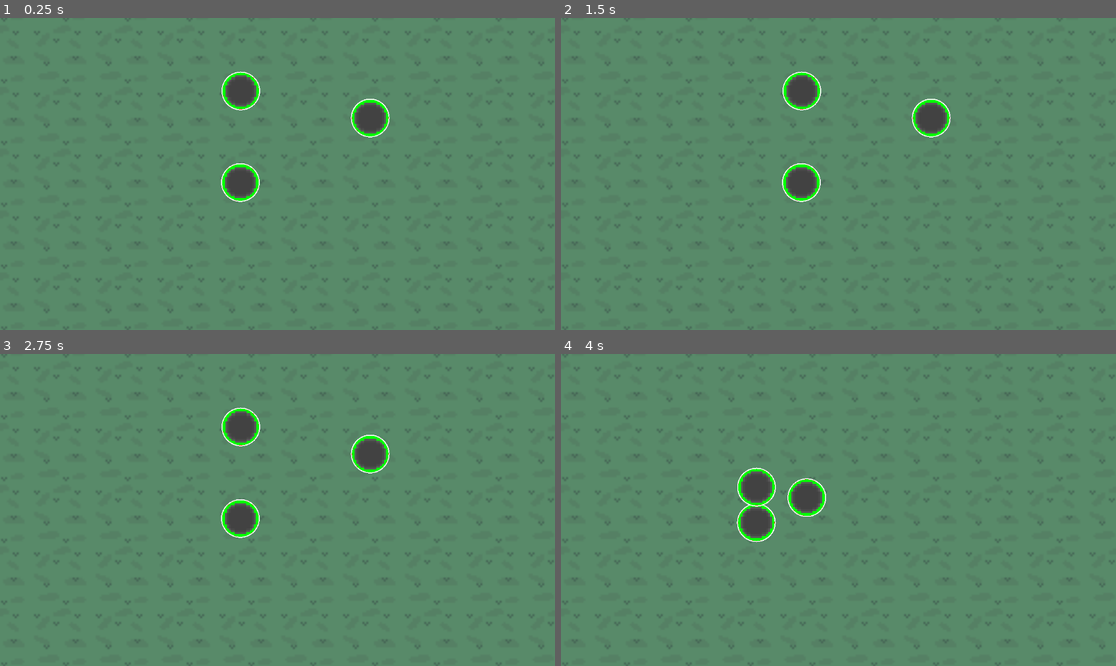
Above: before the commit, frames 1-4 (two rows, left to right).
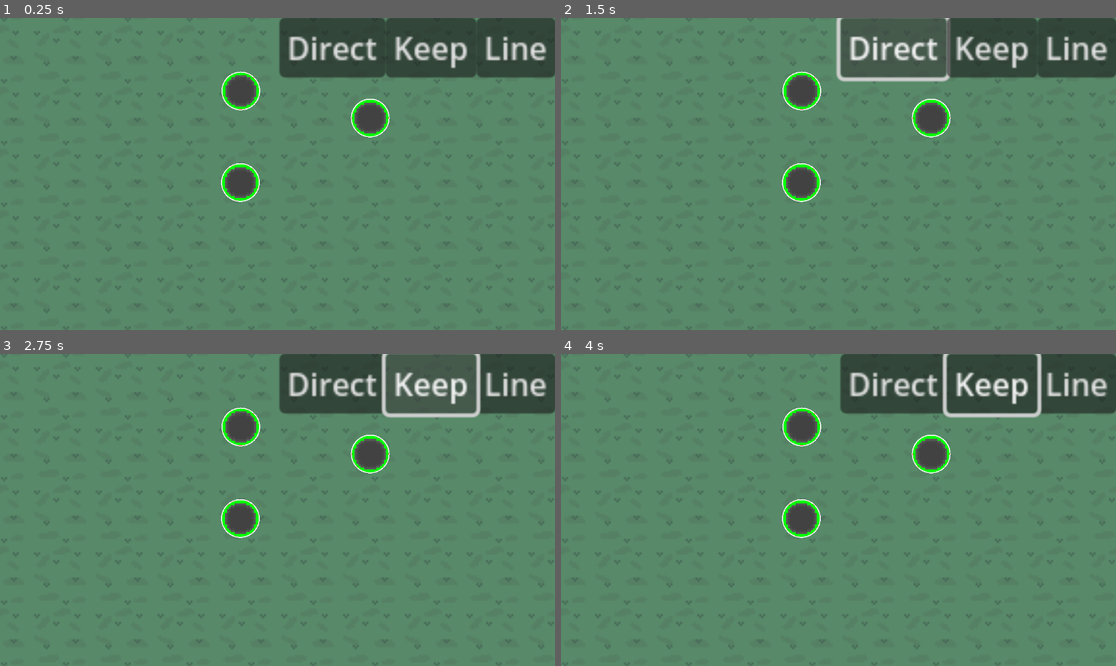
Above: after the commit, the same moments.

Repository: Zene8/GodotGame
Game: Godot game, scene res://map.tscn
Same seed, same stepped clock (60 frames per second), same inputs: the game is played once before the commit and once after it.
Inputs (mouse positions are in pixels of both pictures, inside the frame that each line leads up to):
- Up to frame 1 (0.25 s): no input
- Up to frame 2 (1.5 s): click (1077, 46) at 0.5 s, where only the run after the commit has a clickable "Line"; click (894, 46) at 1.25 s, where only the run after the commit has a clickable "Direct"
- Up to frame 3 (2.75 s): click (432, 382) at 2 s, where only the run after the commit has a clickable "Keep"
- Up to frame 4 (4 s): tap Enter (ui_accept) at 2.75, 3.02, 3.5, 3.77 s; move the mouse to (960, 494) at 2.77 s; press the mouse at (960, 494) at 2.78 s; hold Right (ui_right) 2.78-3.53 s; move the mouse to (727, 525) at 3.52 s; release the mouse at (727, 525) at 3.53 s; hold Down (ui_down) from 3.53 s (still down); right-click (727, 525) at 3.6 s

The runs differ from the first frame. In frame 1, 9.3% of the frame differs, in the area x 50-100%, y 0-20%; in frame 2, 9.6%; in frame 3, 9.5%; in frame 4, 13%, in the area x 31-100%, y 0-61%.

Commit message:
Added like one movement thing

Diff:
--- a/map.gd
+++ b/map.gd
@@ -7,7 +7,8 @@
 var moving := false
 var moving_to = null
 var moving_vector := 0.0
-var moving_speed := 0.2 #defines the speed at which the units move
+var moving_speed := 0.1 #defines the speed at which the units move
+var moving_mode := "Direct"
 
 func _ready() -> void:
 	select_area_shape = $Area2D/CollisionShape2D
@@ -20,14 +21,19 @@
 func _physics_process(delta: float) -> void:
 	if moving:
 		moving_vector += delta * moving_speed
-		for unit in $enemies.get_children():
-			if unit.get("selected"):
-				unit.position = unit.position.lerp(Vector2(moving_to.x, moving_to.y), moving_vector)
+		if moving_mode == "Line":
+			var n = 0
+			for unit in $enemies.get_children():
+				if unit.get("selected"):
+					unit.position = unit.position.lerp(Vector2(moving_to.x, moving_to.y+n), moving_vector)
+					n+=20
+		elif moving_mode == "Direct":
+			for unit in $enemies.get_children():
+				if unit.get("selected"):
+					unit.position = unit.position.lerp(Vector2(moving_to.x, moving_to.y), moving_vector)
 		if moving_vector >= moving_speed:
 			moving = false
 			moving_vector = 0.0
-
-
 
 func _input(event: InputEvent) -> void:
 	if event.is_action_pressed("L_click"):
@@ -57,3 +63,13 @@
 		var mousepos = get_global_mouse_position()
 		var size = select_start - mousepos
 		draw_rect(Rect2(mousepos,size),Color.BLACK,false)
+
+
+func _on_move_line_pressed() -> void:
+	moving_mode = "Line"
+
+func _on_move_direct_pressed() -> void:
+	moving_mode = "Direct"
+
+func _on_move_keep_pressed() -> void:
+	moving_mode = "Keep"
--- a/map.tscn
+++ b/map.tscn
@@ -47,3 +47,28 @@
 
 [node name="Unit Template3" parent="enemies" instance=ExtResource("2_m1kny")]
 position = Vector2(-19, -43)
+
+[node name="Move Line" type="Button" parent="."]
+offset_left = 103.0
+offset_top = -81.0
+offset_right = 144.0
+offset_bottom = -50.0
+text = "Line"
+
+[node name="Move Direct" type="Button" parent="."]
+offset_left = 1.0
+offset_top = -81.0
+offset_right = 56.0
+offset_bottom = -50.0
+text = "Direct"
+
+[node name="Move Keep" type="Button" parent="."]
+offset_left = 56.0
+offset_top = -81.0
+offset_right = 103.0
+offset_bottom = -50.0
+text = "Keep"
+
+[connection signal="pressed" from="Move Line" to="." method="_on_move_line_pressed"]
+[connection signal="pressed" from="Move Direct" to="." method="_on_move_direct_pressed"]
+[connection signal="pressed" from="Move Keep" to="." method="_on_move_keep_pressed"]
